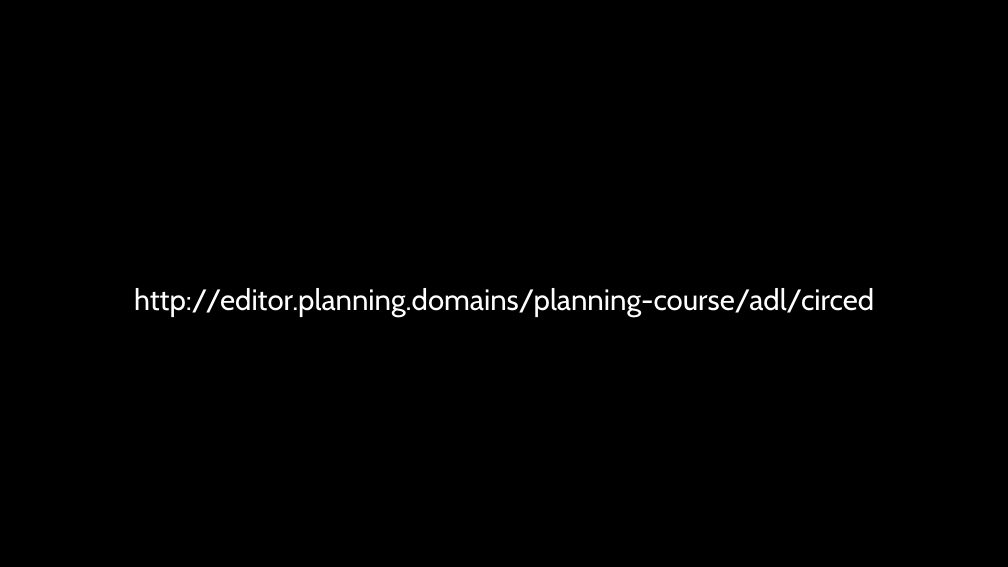
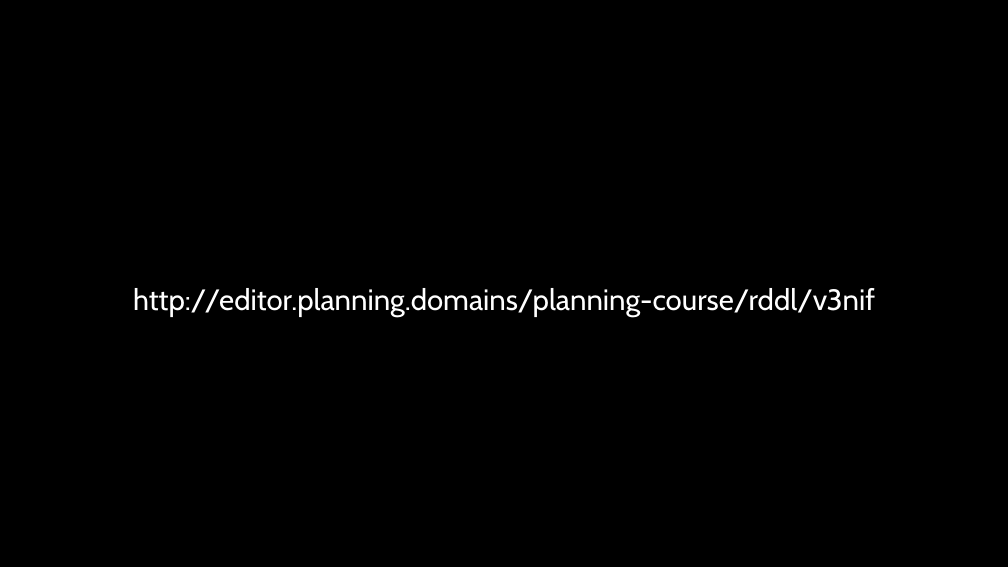
Before and after one commit to AI-Planning/modeling-in-pddl, a slide deck: slide 26 of exercises/cisc-813/rddl/slides.pptx (slide 28 before the commit). Drawn at 1008x567 pixels with LibreOffice and Linux fonts; fonts in the diff are those of the drawing. Boxes give left, top, right and bottom in pixels: in the first picture for what was removed or moved away, otherwise in the second. Text is boxed around its words. In the diff, an @@ line names an element or a change of style, - is before the commit and + after.

Commit message:
Finished up the final rddl tasks.

```diff
--- a/exercises/cisc-813/rddl/slides.pptx
+++ b/exercises/cisc-813/rddl/slides.pptx
@@ text at <box>133,288,875,317</box>: text changed @@
-http://editor.planning.domains/planning-course/adl/circed
+http://editor.planning.domains/planning-course/rddl/v3nif
```
Also in this commit, not shown: 8 other slides changed, 2 slides removed.
